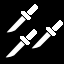
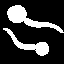
Revision of a layered 64px x 64px image; what changed, layer by layer:
hid group "razor" (1st of 2) (5 layers) over [5, 4, 63, 58]
added group "will o wisp" with 2 layers above "Background" over [3, 5, 64, 56]
added layer "fat" (13th of 13, in "will o wisp") in group "will o wisp" over [3, 5, 64, 56]
added layer "wisp" in group "will o wisp" over [3, 5, 64, 56]
